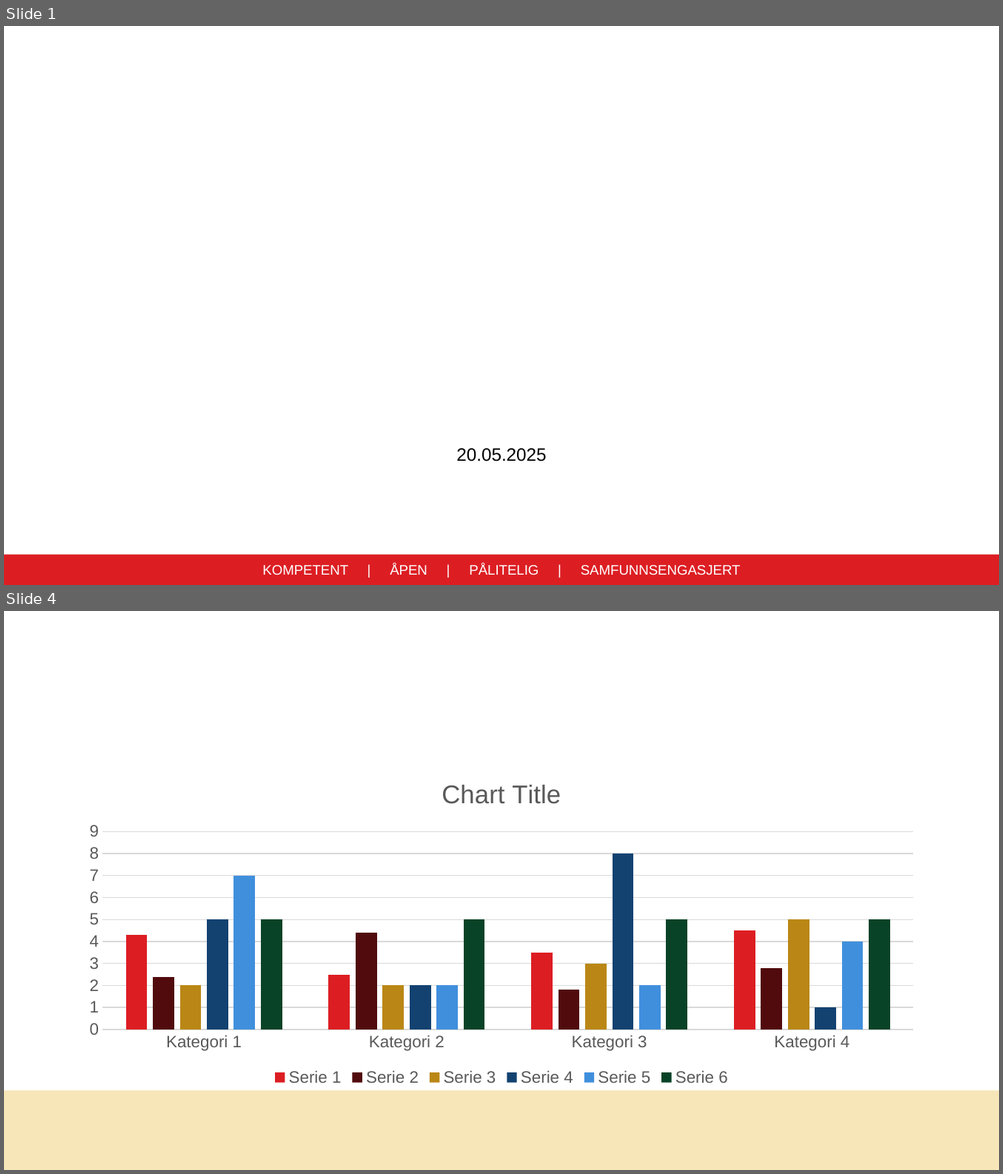
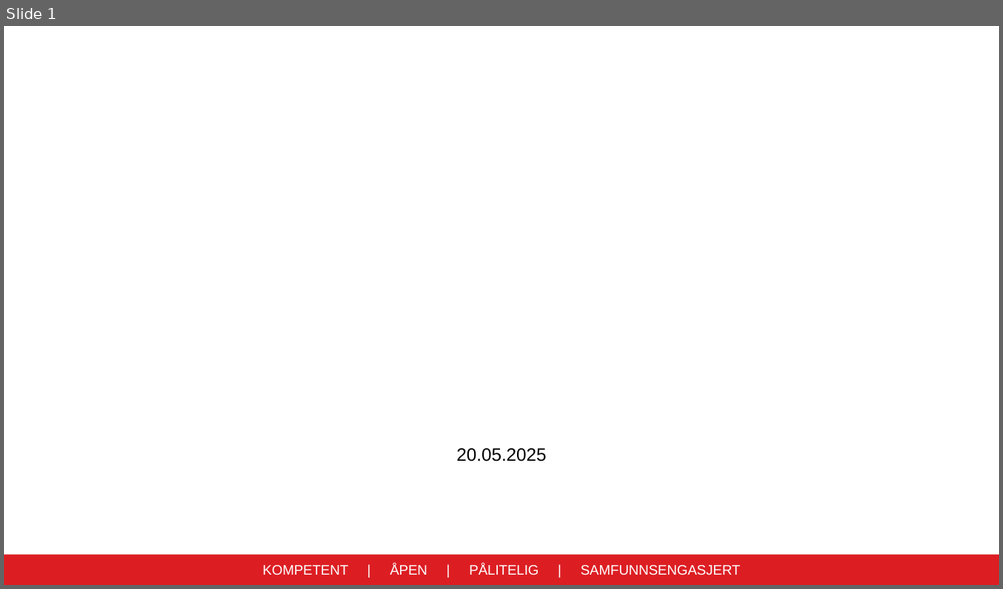
Before and after one commit to bergenkommune/logoer, a slide deck: PP_MAL_NORSK_mai2025.pptx. Shown one above the other, each under a label of ours: slides 1 and 4 before the commit, slide 1 after it; the slides between them are not shown. The pictures are 1003x1174 and 1003x589 pixels, drawn with LibreOffice and Linux fonts; fonts in the diff are those of the drawing; background and template pictures are left out. Boxes give left, top, right and bottom in pixels: in the first picture for what was removed or moved away, otherwise in the second. Text is boxed around its words. In the diff, an @@ line names an element or a change of style, - is before the commit and + after.

```diff
--- a/PP_MAL_NORSK_mai2025.pptx
+++ b/PP_MAL_NORSK_mai2025.pptx
@@ slide 4 removed at [4, 611, 999, 1170], background #FFFFFF @@
@@ column chart removed at [73, 760, 930, 1091] @@
-categories: Kategori 1, Kategori 2, Kategori 3, Kategori 4
-Serie 1: 4.3, 2.5, 3.5, 4.5
-Serie 2: 2.4, 4.4, 1.8, 2.8
-Serie 3: 2, 2, 3, 5
-Serie 4: 5, 2, 8, 1
-Serie 5: 7, 2, 2, 4
-Serie 6: 5, 5, 5, 5
@@ rectangle removed at [4, 1091, 999, 1170] @@
```
Also in this commit, not shown: 1 slide added.
